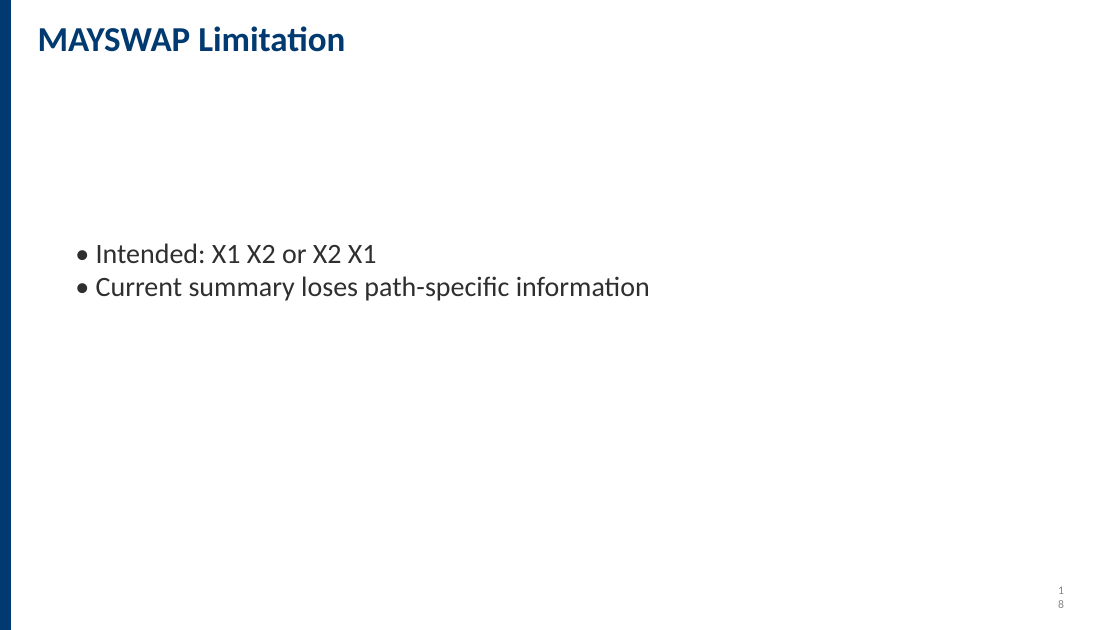
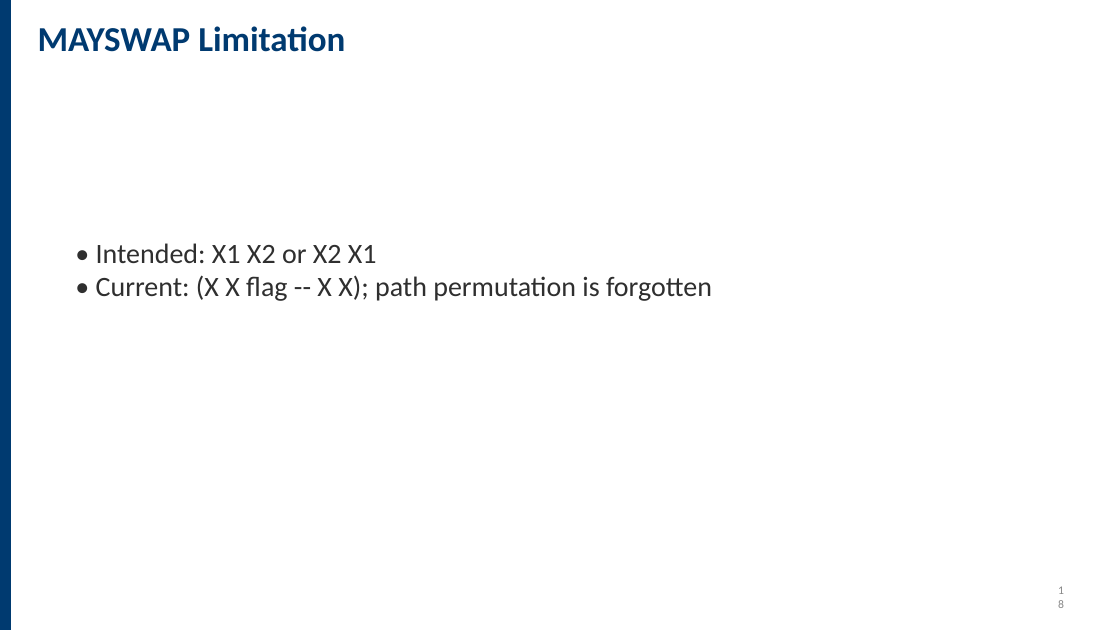
Before and after one commit to jpoial/evaluator, a slide deck: slide 18 of mustand.pptx. Drawn at 1120x630 pixels with LibreOffice and Linux fonts; fonts in the diff are those of the drawing. Boxes give left, top, right and bottom in pixels: in the first picture for what was removed or moved away, otherwise in the second. Text is boxed around its words. In the diff, an @@ line names an element or a change of style, - is before the commit and + after.

```diff
--- a/mustand.pptx
+++ b/mustand.pptx
@@ text at (96, 275, 712, 301): text changed @@
-• Current summary loses path-specific information
+• Current: (X X flag -- X X); path permutation is forgotten
```
Also in this commit, not shown: 3 other slides changed, 18 other files.
